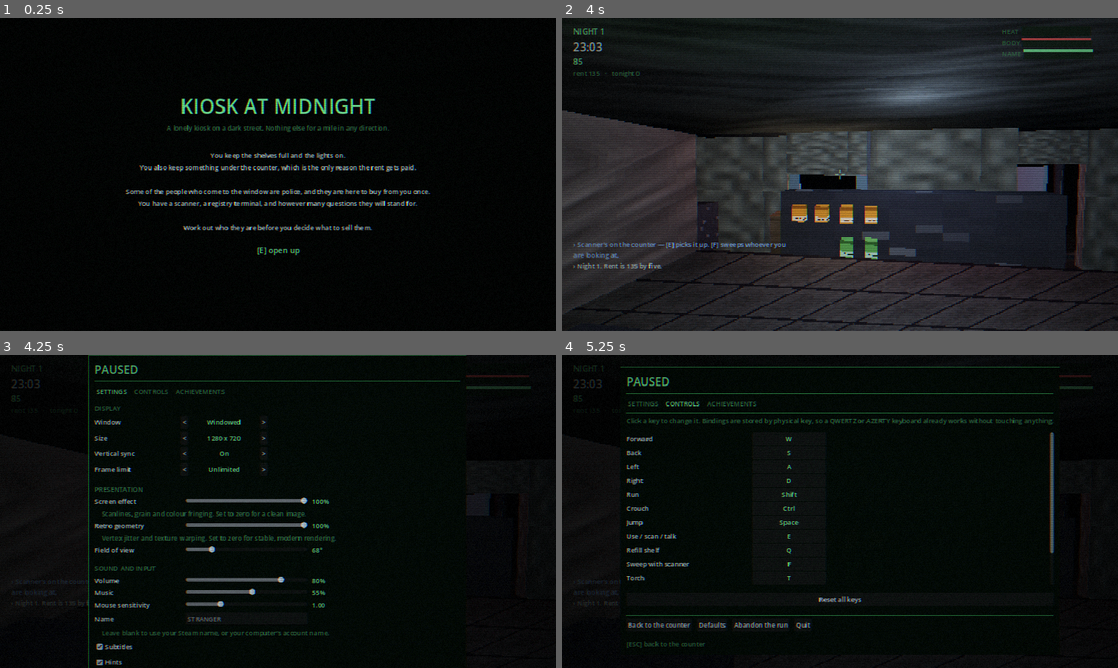
Above: before the commit, frames 1-4 (two rows, left to right).
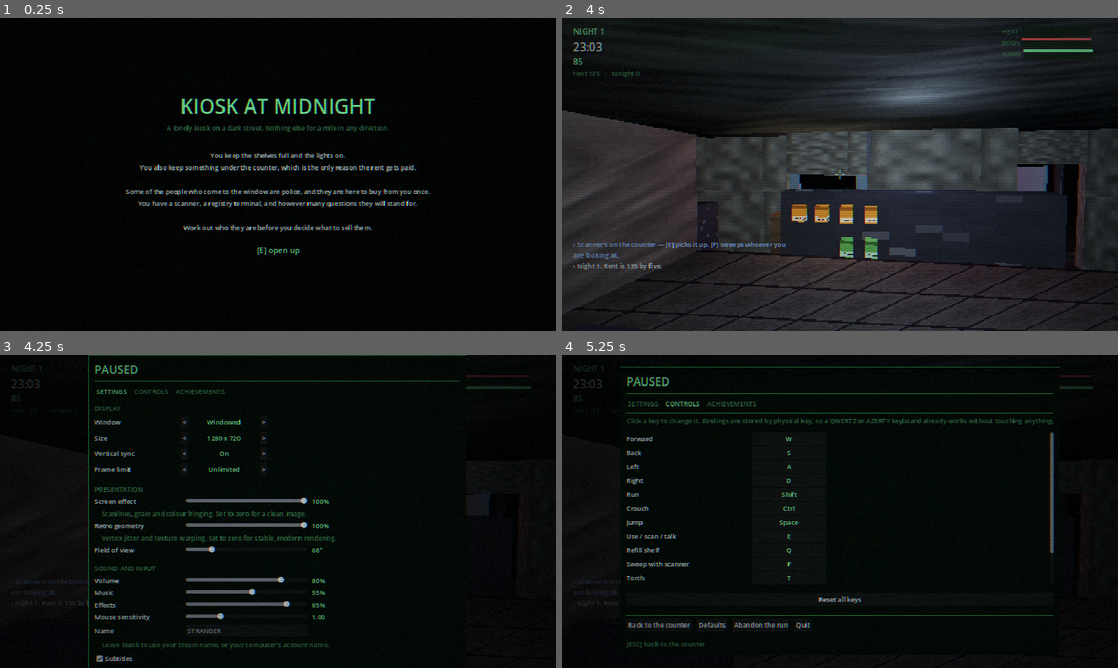
Above: after the commit, the same moments.

Repository: deeal87/Steam-game1
Game: Godot game, scene res://scenes/Boot.tscn
The game is run twice, just before and just after one commit, with the same random seed, the same clock (stepped at 60 frames per second) and the same inputs.
Inputs (mouse positions are in pixels of both pictures, inside the frame that each line leads up to):
- Up to frame 1 (0.25 s): no input
- Up to frame 2 (4 s): tap Enter at 0.5 s; move the mouse to (962, 158) at 0.52 s; hold D (move_right) 0.53-1.28 s; hold Q (restock) 0.53-1.28 s; click (962, 158) at 0.67 s; tap Space (jump) at 0.77, 1.07, 1.52, 1.82, 3.02, 3.32, 3.77 s; tap F (scanner) at 0.8, 1.35, 2.3, 3.8 s; move the mouse to (812, 174) at 1.27 s; hold W (move_forward) from 1.28 s (still down); tap Q (restock) at 1.55, 3.05 s; move the mouse to (851, 168) at 2.02 s; right-click (851, 168) at 2.1 s; move the mouse to (834, 180) at 2.77 s; tap Ctrl (crouch) at 2.85 s; click (834, 180) at 2.92 s; move the mouse to (878, 177) at 3.52 s; press the mouse at (878, 177) at 3.53 s
- Up to frame 3 (4.25 s): keep holding W (move_forward); tap Space (jump) at 4.07 s; tap Escape (cancel) at 4.15 s
- Up to frame 4 (5.25 s): release W (move_forward) at 4.25 s; release the mouse at (878, 514) at 4.25 s; click "SETTINGS" at 4.25 s; click "CONTROLS" at 5 s

Frames 1-2 are identical in both runs. In frame 3, 1.6% of the frame differs, in the area x 17-60%, y 78-100%; in frame 4, nothing differs.

Commit message:
Give sounds a place to come from
Phase 7 of the review. Every cue in the game played through a flat
AudioStreamPlayer, so a gunshot from across the room sounded exactly
like one at your ear.

That is mostly polish, except in the tunnels, where it is not. The sewer
is pitch dark by design — the torch is the only reason you can see
anything — so which direction a thing is coming from is the only
information the game gives you about it, and it was giving none. Sewer
dwellers, raid units, customers arriving at the counter and bodies going
down the manhole are all positional now. Interface sounds and things
happening in your own hands stay flat, because they are not in the
world.

Effects also had no volume of their own. Music had a bus; effects went
straight onto Master, so the only way to quieten a gunshot was to
quieten the entire game. They have their own bus and their own slider
now.

Two things here are easy to get wrong, so both are tested rather than
trusted.

Voice stealing. The pool advanced round-robin regardless of what was
still sounding, so a burst of interface clicks could cut a gunshot in
half while three idle players sat unused. It now prefers a free voice
and only steals the oldest when they are genuinely all busy.

And the listener. An AudioStreamPlayer3D resolves its listener from its
*own* viewport. This game renders the world into a SubViewport while the
audio autoload sits under the root, so the pool as built would have been
looking for a listener in a viewport containing no 3D camera at all. The
symptom of that is silence — indistinguishable from a sound that was
never triggered, and nothing else in the suite would have noticed. The
pool is moved into the world's viewport at construction and a test
checks it ended up where the camera is.

Writing the voice-stealing test also turned up why it cannot be written
naively: under the headless dummy audio driver a stream never advances,
so every player an earlier test touched still reports itself as playing
and the pool looks permanently full. The test resets the pool first.

Co-Authored-By: Claude Opus 5 <noreply@anthropic.com>
Claude-Session: https://claude.ai/code/session_01Y2H3cv3gXyithUA67HDMt6

Diff:
--- a/scripts/Game.gd
+++ b/scripts/Game.gd
@@ -172,6 +172,10 @@
 
 	world = World.new()
 	viewport_3d.add_child(world)
+
+	# Positional audio has to live in the same viewport as the camera that hears
+	# it, and the camera is inside this SubViewport.
+	Audio.attach_to_world(world)
 
 	player = Player.new()
 	player.world = world
--- a/scripts/actors/Body.gd
+++ b/scripts/actors/Body.gd
@@ -96,7 +96,7 @@
 	# A bag reads as a bag: one long dark shape, no limbs.
 	_visual.add_child(ProcMesh.box(Vector3(0.62, 0.42, 1.85), Vector3(0, 0.21, 0),
 		ProcMesh.mat(ProcTex.flat(Color(0.045, 0.05, 0.055))), "Bagged"))
-	Audio.play("click", -12.0)
+	Audio.play_at("click", global_position + Vector3(0, 0.4, 0), -12.0)
 	Signals.notice.emit("Bagged. Now it has to go somewhere.", "info")
 	return true
 
--- a/scripts/actors/Customer.gd
+++ b/scripts/actors/Customer.gd
@@ -223,7 +223,7 @@
 func _take_from_shelf(item_id: String) -> void:
 	if GameState.take_from_shelf(item_id):
 		basket.append(item_id)
-		Audio.play("click", -24.0)
+		Audio.play_at("click", global_position + Vector3(0, 1.2, 0), -24.0)
 		if world != null:
 			world.refresh_shelves()
 	else:
@@ -373,7 +373,7 @@
 	if _spoke_greeting:
 		return
 	_spoke_greeting = true
-	Audio.play("chime", -18.0)
+	Audio.play_at("chime", global_position + Vector3(0, 1.5, 0), -18.0)
 	Signals.customer_spoke.emit(profile.full_name, profile.greeting)
 	# The director puts the basket on the counter in response to this.
 	Signals.customer_arrived.emit(self)
@@ -573,7 +573,7 @@
 	state = State.DEAD
 	outcome = "killed"
 	collision_layer = 0
-	Audio.play("impact", -8.0)
+	Audio.play_at("impact", global_position + Vector3(0, 0.5, 0), -8.0)
 
 	var tw := create_tween()
 	tw.tween_property(_body, "rotation:x", deg_to_rad(-88.0), 0.45).set_trans(Tween.TRANS_BOUNCE)
--- a/scripts/actors/RaidUnit.gd
+++ b/scripts/actors/RaidUnit.gd
@@ -331,7 +331,7 @@
 		return
 	_fire_timer = fire_interval * randf_range(0.85, 1.30)
 
-	Audio.play("gunshot", -10.0, randf_range(0.95, 1.08))
+	Audio.play_at("gunshot", global_position + Vector3(0, 1.35, 0), -10.0, randf_range(0.95, 1.08))
 	_muzzle.light_energy = 2.6
 	if randf() < accuracy:
 		_player.take_damage(damage)
@@ -352,7 +352,7 @@
 func _die() -> void:
 	state = State.DEAD
 	collision_layer = 0
-	Audio.play("impact", -10.0)
+	Audio.play_at("impact", global_position + Vector3(0, 1.0, 0), -10.0)
 	var tw := create_tween()
 	tw.tween_property(_body, "rotation:x", deg_to_rad(-88.0), 0.4).set_trans(Tween.TRANS_BOUNCE)
 	tw.parallel().tween_property(_body, "position:y", 0.10, 0.4)
--- a/scripts/actors/SewerDweller.gd
+++ b/scripts/actors/SewerDweller.gd
@@ -116,7 +116,7 @@
 			_wander(delta)
 			if distance < notice:
 				state = State.HUNTING
-				Audio.play("beep_low", -26.0, 0.35)
+				Audio.play_at("beep_low", global_position + Vector3(0, 1.0, 0), -26.0, 0.35)
 		State.HUNTING:
 			_move_toward_player(delta)
 			if distance <= STRIKE_RANGE:
@@ -131,7 +131,7 @@
 	_growl_timer -= delta
 	if _growl_timer <= 0.0 and state != State.LURKING:
 		_growl_timer = randf_range(2.5, 6.0)
-		Audio.play("swing", -30.0, randf_range(0.35, 0.55))
+		Audio.play_at("swing", global_position + Vector3(0, 0.6, 0), -30.0, randf_range(0.35, 0.55))
 
 
 func _wander(delta: float) -> void:
@@ -164,8 +164,8 @@
 	# Both arms come forward, then it hits you.
 	for s in _shoulders:
 		s.rotation.x = -1.6
-	Audio.play("swing", -12.0, 0.7)
-	Audio.play("impact", -14.0)
+	Audio.play_at("swing", global_position + Vector3(0, 1.0, 0), -12.0, 0.7)
+	Audio.play_at("impact", global_position + Vector3(0, 1.0, 0), -14.0)
 	_player.take_damage(damage)
 
 
@@ -185,7 +185,7 @@
 func _die() -> void:
 	state = State.DEAD
 	collision_layer = 0
-	Audio.play("impact", -12.0, 0.8)
+	Audio.play_at("impact", global_position + Vector3(0, 0.6, 0), -12.0, 0.8)
 	if _eyes != null:
 		_eyes.light_energy = 0.0
 	var tw := create_tween()
--- a/scripts/autoload/Audio.gd
+++ b/scripts/autoload/Audio.gd
@@ -5,36 +5,153 @@
 ## buffer as raw 16-bit PCM the first time it is asked for, then cached.
 
 const RATE := 22050
+## Its own bus, so effects can be turned down without touching the music and
+## vice versa. Everything used to play straight onto Master, which meant the
+## only way to quieten a gunshot was to quieten the whole game.
+const BUS := "SFX"
+
+## How far a world sound carries. The shop is ten metres across and the street a
+## hundred, so this is generous enough to hear a raid forming up outside and
+## tight enough that a gunshot at the far end of the sewer is not in your ear.
+const WORLD_MAX_DISTANCE := 34.0
 
 var _cache: Dictionary = {}
 var _players: Array[AudioStreamPlayer] = []
+var _world_players: Array[AudioStreamPlayer3D] = []
 var _next_player: int = 0
+var _next_world: int = 0
 var _ambience: AudioStreamPlayer
+var _bus_index: int = 0
 
 
 func _ready() -> void:
+	_make_bus()
 	# A small pool so overlapping cues do not cut each other off.
 	for i in 12:
 		var p := AudioStreamPlayer.new()
-		p.bus = "Master"
+		p.bus = BUS
 		add_child(p)
 		_players.append(p)
+
+	# A second pool that exists in space. Positional audio is not decoration
+	# here: the sewer is pitch dark, so which direction a thing is coming from
+	# is the only information you get about it, and a raid you can hear forming
+	# up on your left is a raid you can prepare for.
+	for i in 10:
+		var p3 := AudioStreamPlayer3D.new()
+		p3.bus = BUS
+		p3.max_distance = WORLD_MAX_DISTANCE
+		p3.unit_size = 4.0
+		# Inverse-square falloff, which is what real sound does and what makes
+		# distance readable rather than merely quieter.
+		p3.attenuation_model = AudioStreamPlayer3D.ATTENUATION_INVERSE_SQUARE_DISTANCE
+		add_child(p3)
+		_world_players.append(p3)
+
 	_ambience = AudioStreamPlayer.new()
-	_ambience.bus = "Master"
+	_ambience.bus = BUS
 	_ambience.volume_db = -20.0
 	add_child(_ambience)
 
 
+## Moves the positional pool into the viewport the 3D camera lives in.
+##
+## This is not optional and it is easy to miss. An AudioStreamPlayer3D resolves
+## its listener from *its own* viewport, and the 3D world here renders into a
+## SubViewport while this autoload sits under the root. Left where they are
+## built, every positional sound would look for a listener in a viewport that
+## contains no 3D camera at all — and the failure is silence, which is
+## indistinguishable from a sound simply not having been triggered.
+func attach_to_world(host: Node) -> void:
+	if host == null or not is_instance_valid(host):
+		return
+	for p in _world_players:
+		if p.get_parent() == host:
+			continue
+		p.get_parent().remove_child(p)
+		host.add_child(p)
+
+
+## Where the positional pool currently lives, so a test can check it is
+## somewhere a listener can hear it.
+func world_pool_viewport() -> Viewport:
+	if _world_players.is_empty():
+		return null
+	return _world_players[0].get_viewport()
+
+
+func _make_bus() -> void:
+	if AudioServer.get_bus_index(BUS) >= 0:
+		_bus_index = AudioServer.get_bus_index(BUS)
+		return
+	_bus_index = AudioServer.bus_count
+	AudioServer.add_bus(_bus_index)
+	AudioServer.set_bus_name(_bus_index, BUS)
+	AudioServer.set_bus_send(_bus_index, "Master")
+
+
+func set_volume(linear: float) -> void:
+	if _bus_index <= 0:
+		return
+	AudioServer.set_bus_volume_db(_bus_index, linear_to_db(clampf(linear, 0.0001, 1.0)))
+	AudioServer.set_bus_mute(_bus_index, linear <= 0.001)
+
+
+## A sound with no place in the world: interface, and things happening in your
+## own hands.
 func play(cue: String, volume_db: float = -8.0, pitch: float = 1.0) -> void:
 	var stream := _cue(cue)
 	if stream == null:
 		return
-	var p := _players[_next_player]
-	_next_player = (_next_player + 1) % _players.size()
+	var p := _free_player()
 	p.stream = stream
 	p.volume_db = volume_db
 	p.pitch_scale = pitch * randf_range(0.94, 1.06)
 	p.play()
+
+
+## A sound that happens somewhere. Falls back to the flat pool when there is no
+## position to give it, so a caller never has to check.
+func play_at(cue: String, at: Vector3, volume_db: float = -8.0, pitch: float = 1.0) -> void:
+	var stream := _cue(cue)
+	if stream == null:
+		return
+	if _world_players.is_empty():
+		play(cue, volume_db, pitch)
+		return
+	var p := _free_world_player()
+	p.stream = stream
+	p.global_position = at
+	p.volume_db = volume_db
+	p.pitch_scale = pitch * randf_range(0.94, 1.06)
+	p.play()
+
+
+## Prefers a player that is not already busy, and only steals the oldest one
+## when they are all in use.
+##
+## Plain round-robin advanced regardless, so a burst of interface clicks could
+## cut off a gunshot that was still sounding while three idle players sat there.
+func _free_player() -> AudioStreamPlayer:
+	for i in _players.size():
+		var idx := (_next_player + i) % _players.size()
+		if not _players[idx].playing:
+			_next_player = (idx + 1) % _players.size()
+			return _players[idx]
+	var p := _players[_next_player]
+	_next_player = (_next_player + 1) % _players.size()
+	return p
+
+
+func _free_world_player() -> AudioStreamPlayer3D:
+	for i in _world_players.size():
+		var idx := (_next_world + i) % _world_players.size()
+		if not _world_players[idx].playing:
+			_next_world = (idx + 1) % _world_players.size()
+			return _world_players[idx]
+	var p := _world_players[_next_world]
+	_next_world = (_next_world + 1) % _world_players.size()
+	return p
 
 
 func start_ambience() -> void:
--- a/scripts/autoload/Settings.gd
+++ b/scripts/autoload/Settings.gd
@@ -14,6 +14,9 @@
 
 var master_volume: float = 0.8      ## 0-1
 var music_volume: float = 0.55
+## Effects had no volume of their own — they played straight onto Master, so the
+## only way to quieten a gunshot was to quieten the whole game.
+var sfx_volume: float = 0.85
 var mouse_sensitivity: float = 1.0  ## multiplier on the base look speed
 var field_of_view: float = 68.0
 var crt_intensity: float = 1.0      ## scanlines, grain, aberration, vignette
@@ -59,6 +62,7 @@
 	AudioServer.set_bus_volume_db(0, linear_to_db(clampf(master_volume, 0.0001, 1.0)))
 	AudioServer.set_bus_mute(0, master_volume <= 0.001)
 	Music.set_volume(music_volume)
+	Audio.set_volume(sfx_volume)
 
 	# The PS1 vertex and texture effects are driven by global shader
 	# parameters, so one write here reaches every material in the world
@@ -131,6 +135,7 @@
 	fps_cap = 0
 	master_volume = 0.8
 	music_volume = 0.55
+	sfx_volume = 0.85
 	mouse_sensitivity = 1.0
 	field_of_view = 68.0
 	crt_intensity = 1.0
@@ -145,6 +150,7 @@
 	var cfg := ConfigFile.new()
 	cfg.set_value("audio", "master", master_volume)
 	cfg.set_value("audio", "music", music_volume)
+	cfg.set_value("audio", "sfx", sfx_volume)
 	cfg.set_value("input", "sensitivity", mouse_sensitivity)
 	cfg.set_value("video", "fov", field_of_view)
 	cfg.set_value("video", "crt", crt_intensity)
@@ -168,6 +174,7 @@
 		return
 	master_volume = cfg.get_value("audio", "master", master_volume)
 	music_volume = cfg.get_value("audio", "music", music_volume)
+	sfx_volume = cfg.get_value("audio", "sfx", sfx_volume)
 	mouse_sensitivity = cfg.get_value("input", "sensitivity", mouse_sensitivity)
 	field_of_view = cfg.get_value("video", "fov", field_of_view)
 	crt_intensity = cfg.get_value("video", "crt", crt_intensity)
--- a/scripts/ui/PauseUI.gd
+++ b/scripts/ui/PauseUI.gd
@@ -170,6 +170,8 @@
 		func(v: float) -> void: Settings.master_volume = v)
 	_slider("Music", Settings.music_volume, 0.0, 1.0, "",
 		func(v: float) -> void: Settings.music_volume = v)
+	_slider("Effects", Settings.sfx_volume, 0.0, 1.0, "",
+		func(v: float) -> void: Settings.sfx_volume = v)
 	_slider("Mouse sensitivity", Settings.mouse_sensitivity, 0.25, 3.0, "",
 		func(v: float) -> void: Settings.mouse_sensitivity = v, 0.05)
 
--- a/tests/SmokeTest.gd
+++ b/tests/SmokeTest.gd
@@ -553,6 +553,69 @@
 		if stream != null and stream.data.size() > 0:
 			built += 1
 	_check(built == cues.size(), "all %d cues synthesise (%d built)" % [cues.size(), built])
+
+	# Effects get their own bus, so they can be turned down without taking the
+	# music with them. Before this everything played straight onto Master.
+	_check(AudioServer.get_bus_index(Audio.BUS) > 0, "effects have their own bus")
+	_check(AudioServer.get_bus_index("Music") > 0, "and music still has its own")
+
+	# Positional audio, which is a gameplay system rather than polish: the sewer
+	# is pitch dark, so which direction a thing is coming from is the only
+	# information the player gets about it.
+	_check(not Audio._world_players.is_empty(), "there is a pool of positional players")
+	var mispooled := 0
+	for p3: AudioStreamPlayer3D in Audio._world_players:
+		if p3.bus != Audio.BUS or p3.max_distance <= 0.0:
+			mispooled += 1
+	_check(mispooled == 0, "and they are all on the effects bus with a falloff distance")
+
+	# A burst of interface clicks must not cut off a gunshot that is still
+	# sounding while idle players sit there. Plain round-robin did exactly that.
+	# From a known state: under the dummy audio driver a stream never advances,
+	# so every player an earlier test touched still reports itself as playing and
+	# the pool looks permanently full.
+	for p: AudioStreamPlayer in Audio._players:
+		p.stop()
+	Audio._next_player = 0
+	var busy := Audio._players[0]
+	busy.stream = Audio._cue("breach")
+	busy.play()
+	var handed := Audio._free_player()
+	_check(handed != busy, "a player that is still sounding is not stolen while others are free")
+
+	# And when they really are all busy, it takes the oldest rather than
+	# refusing to make a sound.
+	for p2: AudioStreamPlayer in Audio._players:
+		p2.stream = Audio._cue("click")
+		p2.play()
+	_check(Audio._free_player() != null, "and a full pool still returns something to play on")
+	for p3: AudioStreamPlayer in Audio._players:
+		p3.stop()
+
+
+## Positional sound has to live in the same viewport as the camera that hears it.
+##
+## An AudioStreamPlayer3D resolves its listener from its *own* viewport, and this
+## game renders the 3D world into a SubViewport while the audio autoload sits
+## under the root. Left where they are built, every world sound would be looking
+## for a listener in a viewport with no 3D camera in it — and the symptom is
+## silence, which looks exactly like a sound that was never triggered. Nothing
+## else in the suite would notice.
+func _test_positional_audio_can_be_heard() -> void:
+	var pool := Audio.world_pool_viewport()
+	_check(pool != null, "the positional pool is in the tree")
+	if pool == null:
+		return
+
+	# In the real game Game.gd hands it the world node inside the SubViewport.
+	# The harness owns the world here, so it is the same question asked of
+	# whatever viewport that is: does the pool sit where the camera can hear it?
+	Audio.attach_to_world(_world)
+	pool = Audio.world_pool_viewport()
+	_check(pool == _world.get_viewport(),
+		"and it follows the world into the viewport the camera is in")
+	_check(_player.camera != null and _player.camera.get_viewport() == pool,
+		"which is the same viewport the player's camera renders from")
 
 
 ## The icon is the one generated asset that has to exist as a file on disk
@@ -2198,6 +2261,7 @@
 	dialogue._rebuild()
 	_check(dialogue._options.size() > 0, "dialogue still offers actions once questions run out")
 	dialogue.close()
+	_test_positional_audio_can_be_heard()
 	_test_dialogue_fits()
 	dialogue.close()
 
Not shown, changed: README.md
